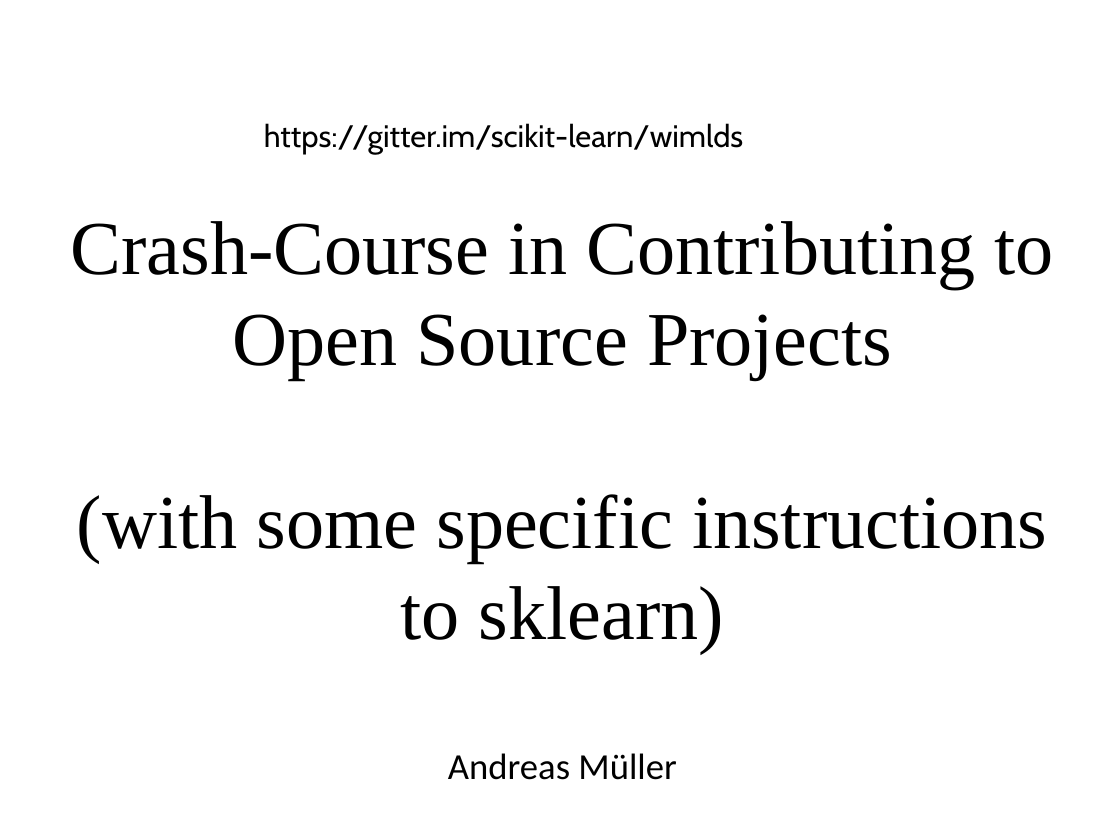
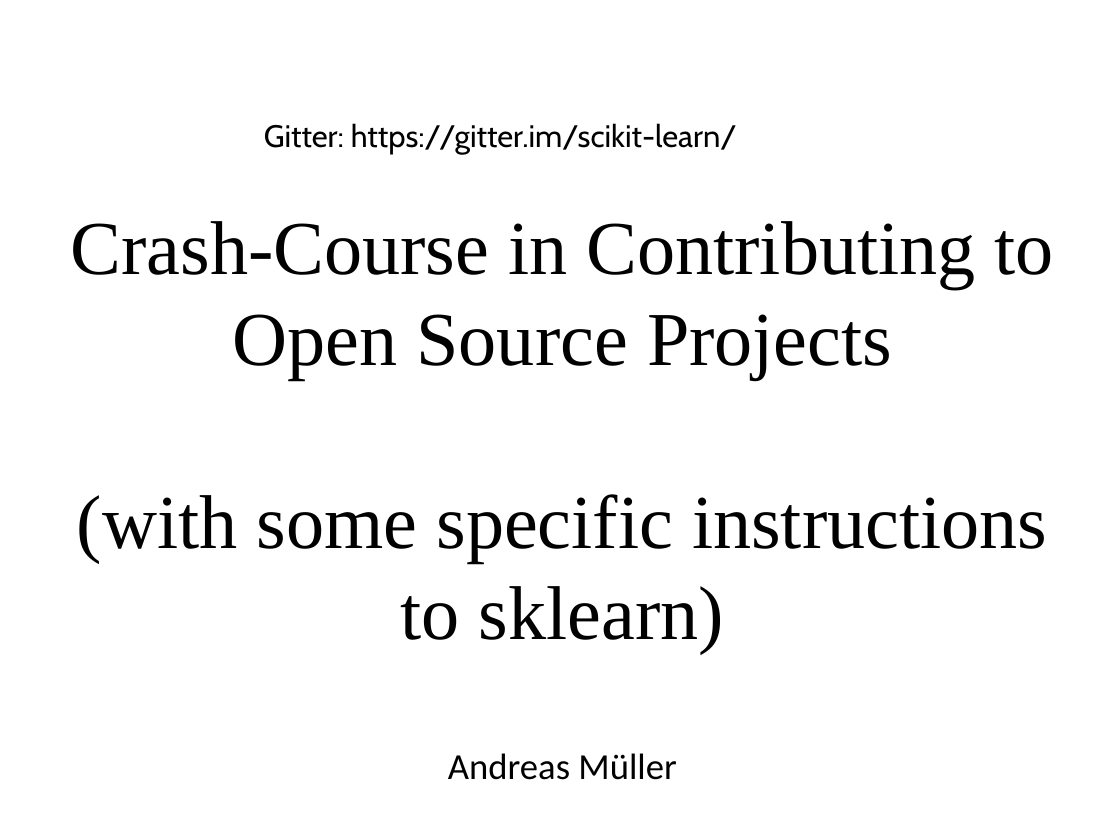
Before and after one commit to amueller/talks_odt, a slide deck: slide 1 of 2017/wimlds-sprint-intro.odp. Drawn at 1120x840 pixels with LibreOffice and Linux fonts; fonts in the diff are those of the drawing. Boxes give left, top, right and bottom in pixels: in the first picture for what was removed or moved away, otherwise in the second. Text is boxed around its words. In the diff, an @@ line names an element or a change of style, - is before the commit and + after.

```diff
--- a/2017/wimlds-sprint-intro.odp
+++ b/2017/wimlds-sprint-intro.odp
@@ text at (x1=264, y1=123, x2=737, y2=155): text changed @@
-https://gitter.im/scikit-learn/wimlds
+Gitter: https://gitter.im/scikit-learn/
```
Also in this commit, not shown: 5 other files.
